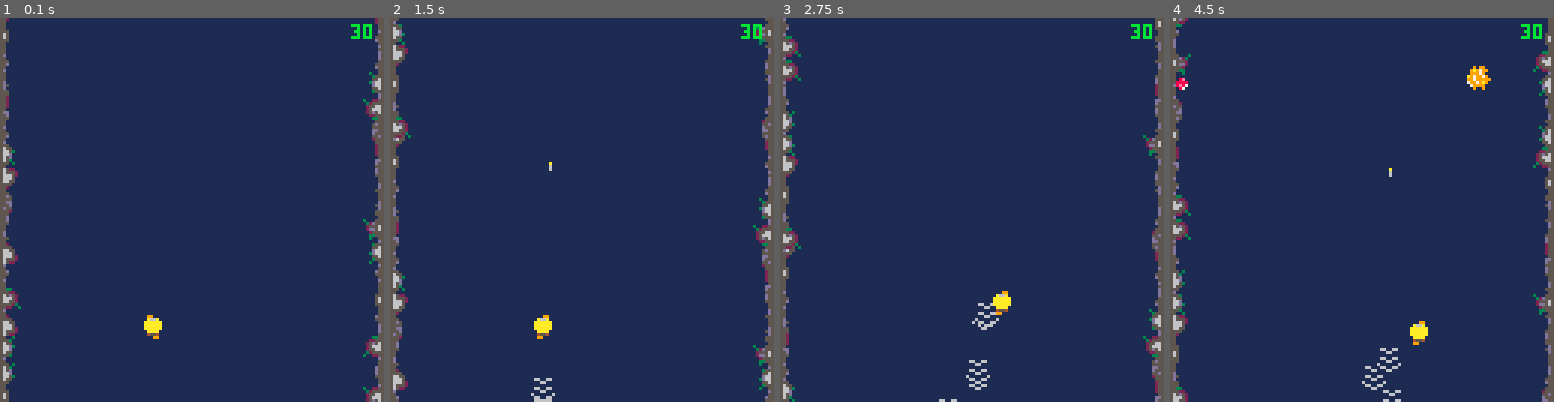
Above: before the commit, frames 1-4 (left to right).
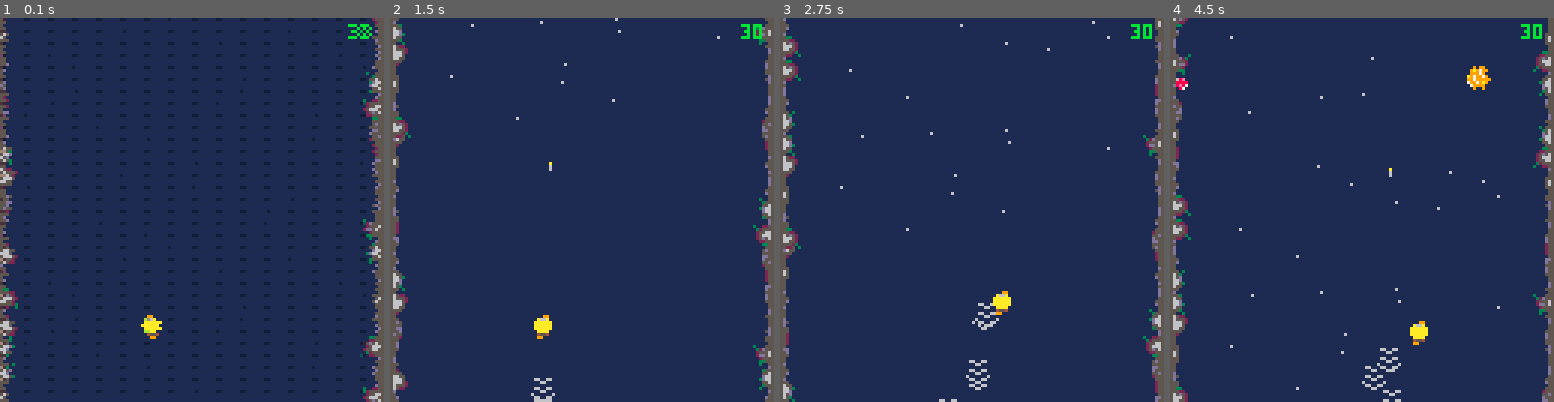
Above: after the commit, the same moments.

Repository: Mister-Oatbread/pico8_drg_game
Game: PICO-8 cartridge drg.p8
Same seed, same stepped clock (60 frames per second), same inputs: the game is played once before the commit and once after it.
Inputs:
- Up to frame 1 (0.1 s): no input
- Up to frame 2 (1.5 s): tap X (X key) at 0.33, 1.07 s; tap O (Z key) at 0.7 s
- Up to frame 3 (2.75 s): hold Right 1.6-2.1 s; tap O (Z key) at 1.7, 2.1, 2.5 s; tap X (X key) at 1.85 s; hold Up 2.15-2.42 s; hold Right from 2.47 s (still down)
- Up to frame 4 (4.5 s): tap O (Z key) every 0.4 s from 2.9 to 4.1 s; tap X (X key) at 2.97, 4.08 s; release Right at 3.03 s; hold Left 3.08-3.58 s; hold Down 3.63-3.97 s; hold Right from 4.02 s (still down)

The runs differ from the first frame. In frame 1, 7.4% of the frame differs, in the area x 0-100%, y 0-100%; in frame 2, less than 0.1%; in frame 3, 0.1%; in frame 4, 0.2%.

Commit message:
played around with color palette, not working

Diff:
--- a/build.lua
+++ b/build.lua
@@ -1025,6 +1025,7 @@
 end
 end
 function _init()
+poke(0x5f5f,0x10)
 player=new_player()
 projectiles=new_projectiles()
 drilled_ground=new_drilled_ground()
@@ -1056,10 +1057,11 @@
 function _draw()
 cls(1)
 camera(101,101)
+map.draw_terrain()
+map.draw_wall()
+drilled_ground.draw()
 resources.draw()
 projectiles.draw()
-map.draw_wall()
-drilled_ground.draw()
 player.draw()
 map.draw_super_wall()
 performance_monitor.register_load()
@@ -1074,12 +1076,17 @@
 137,139,153,155,169,171,185,187,
 }
 local sprite=sprites[flr(rnd(#sprites))+1]
+local color_base,color_off
+if rnd(2)<1 then color_base=5 else color_base=-11 end
+if rnd(2)<1 then color_off=13 else color_off=-3 end
 return {
 sprite=sprite,
 x=x,
 y=y,
 x_flip=x_flip,
 y_flip=y_flip,
+color_base=color_base,
+color_off=color_off,
 }
 end
 local terrain=new_entity_container()
@@ -1095,8 +1102,18 @@
 super_walls.add({x=i,y=j})
 end
 end
+local function spawn_pebble()
+local x=flr(rnd(128))+101
+local color
+if rnd(2)<1 then color=6 else color=11 end
+return {
+color=color,
+x=x,
+y=94,
+}
+end
 local function update()
-local wall
+local wall,terrain_piece
 if game_status=="playing" then
 for i=1,walls.size() do
 wall=walls.get(i)
@@ -1105,18 +1122,16 @@
 walls.replace(i,create_wall(wall.x,91))
 end
 end
-end
-end
-local function draw_map()
-local sprite, x_coord, y_coord, x_flip, y_flip
-local no_terrain = #terrain
-for i=1,no_terrain do
-sprite = terrain[i].sprite
-x_coord = terrain[i].x_coord
-y_coord = terrain[i].y_coord
-x_flip = terrain[i].x_flip
-y_flip = terrain[i].y_flip
-spr(sprite,x_coord,y_coord,1,1,x_flip,y_flip)
+for i=terrain.size(),1,-1 do
+terrain_piece=terrain.get(i)
+terrain_piece.y+=1
+if terrain_piece.y>230 then
+terrain.deletei(i)
+end
+end
+if rnd()<.2 then
+terrain.add(spawn_pebble())
+end
 end
 end
 local function draw_wall()
@@ -1142,6 +1157,15 @@
 1,1,false,false
 )
 end
+end
+local function draw_terrain()
+pal(11,134,0)
+local terrain_piece
+for i=1,terrain.size() do
+terrain_piece=terrain.get(i)
+pset(terrain_piece.x,terrain_piece.y,terrain_piece.color)
+end
+pal(0)
 end
 return {
 update=update,
--- a/src/main.lua
+++ b/src/main.lua
@@ -21,6 +21,8 @@
     resource_spawn_ratios = {
         1, -- red_sugar
         1, -- nitra
+
+    -- activate secondary palette
         1, -- gold
     }
     resource_spawn_probs = get_cum_probs(resource_spawn_ratios)
@@ -41,10 +43,11 @@
 function _draw()
     cls(1)
     camera(101,101)
+    map.draw_terrain()
+    map.draw_wall()
+    drilled_ground.draw()
     resources.draw()
     projectiles.draw()
-    map.draw_wall()
-    drilled_ground.draw()
     player.draw()
     map.draw_super_wall()
 
--- a/src/map.lua
+++ b/src/map.lua
@@ -14,12 +14,17 @@
             137,139,153,155,169,171,185,187,
         }
         local sprite=sprites[flr(rnd(#sprites))+1]
+        local color_base,color_off
+        if rnd(2)<1 then color_base=5 else color_base=-11 end
+        if rnd(2)<1 then color_off=13 else color_off=-3 end
         return {
             sprite=sprite,
             x=x,
             y=y,
             x_flip=x_flip,
             y_flip=y_flip,
+            color_base=color_base,
+            color_off=color_off,
         }
     end
 
@@ -43,6 +48,17 @@
         for j=91,228,8 do
             super_walls.add({x=i,y=j})
         end
+    end
+
+    local function spawn_pebble()
+        local x=flr(rnd(128))+101
+        local color
+        if rnd(2)<1 then color=6 else color=11 end
+        return {
+            color=color,
+            x=x,
+            y=94,
+        }
     end
 
     -- slides the floor one frame to the bottom, and realigns the floor if needed
@@ -69,19 +85,12 @@
         end
     end
 
-    local function spawn_pebble()
-        x=flr(rnd(128))+101
-        return {
-            color=6,
-            x=x,
-            y=94,
-        }
-    end
-
     local function draw_wall()
         local wall
         for i=1,walls.size() do
             wall=walls.get(i)
+            -- pal(5,wall.color_base,1)
+            -- pal(13,wall.color_off,1)
             spr(
                 wall.sprite,
                 wall.x,
@@ -91,6 +100,7 @@
                 wall.y_flip
             )
         end
+        -- pal()
     end
 
     local function draw_super_wall()
@@ -105,10 +115,13 @@
     end
 
     local function draw_terrain()
+        pal(11,134,1)
         local terrain_piece
         for i=1,terrain.size() do
+            terrain_piece=terrain.get(i)
             pset(terrain_piece.x,terrain_piece.y,terrain_piece.color)
         end
+        pal(0)
     end
 
     return {
